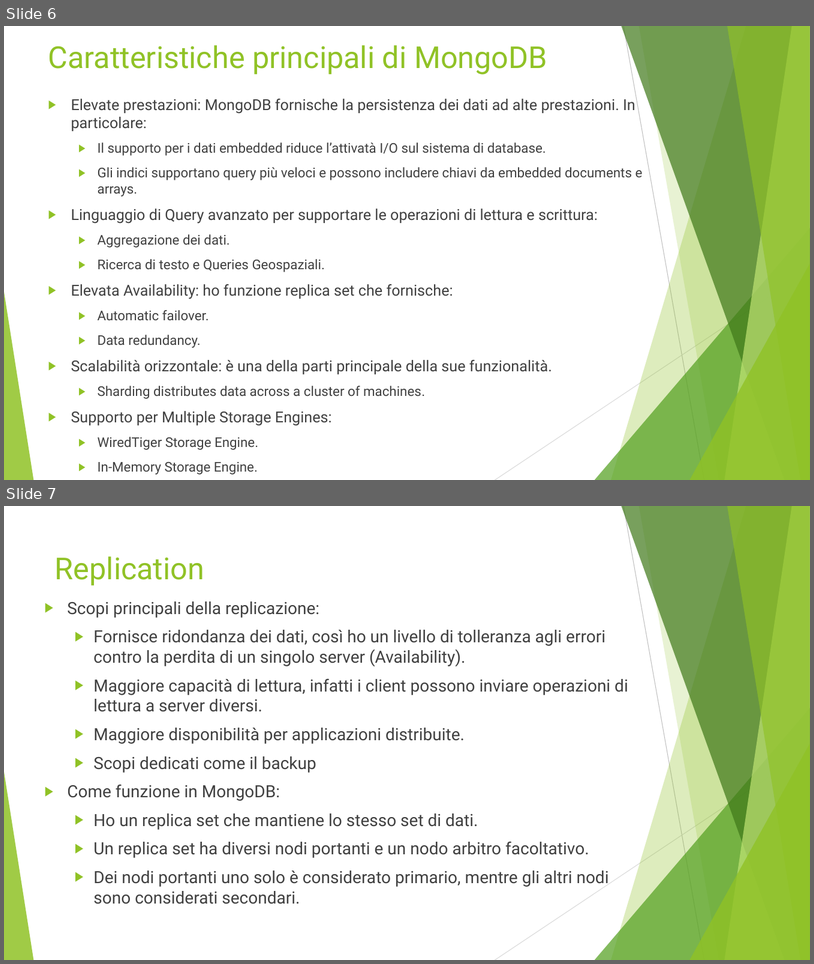
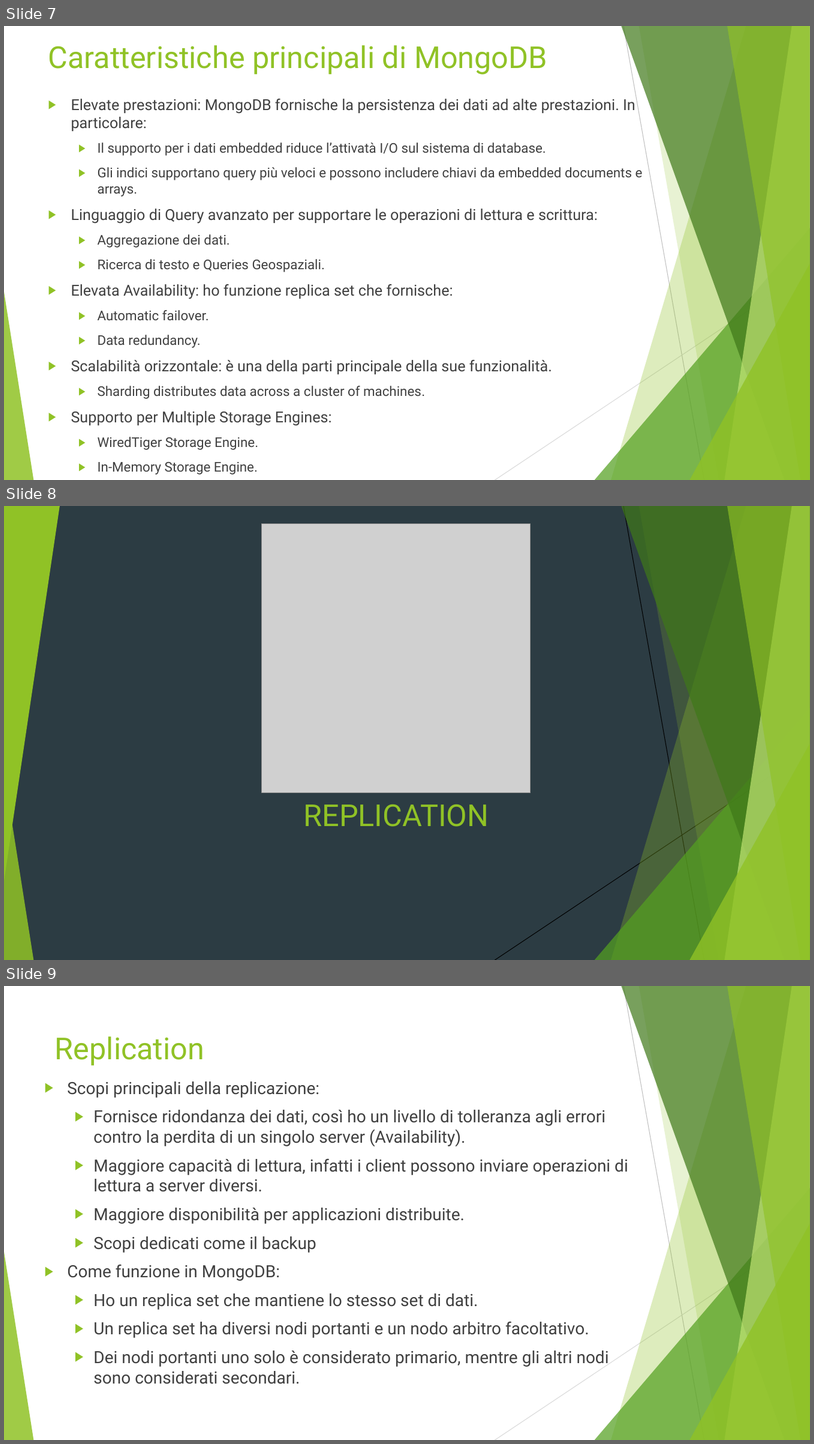
Before and after one commit to Buzzolan/VeronaCardMongoDB, a slide deck: Presentazione_progetto.pptx. Shown one above the other, each under a label of ours: slides 6 and 7 before the commit, slides 7, 8 and 9 after it. The pictures are 814x964 and 814x1444 pixels, drawn with LibreOffice and Linux fonts; fonts in the diff are those of the drawing; grey boxes stand for pictures. Boxes give left, top, right and bottom in pixels: in the first picture for what was removed or moved away, otherwise in the second. Text is boxed around its words. In the diff, an @@ line names an element or a change of style, - is before the commit and + after.

```diff
--- a/Presentazione_progetto.pptx
+++ b/Presentazione_progetto.pptx
@@ slide 8 added at bbox=[4, 506, 810, 960], background #2C3C43; not listed: 8 template elements that a slide beside it also shows @@
@@ triangle added at bbox=[4, 506, 60, 881], fill #90C226 @@
@@ line added from (624, 506) to (705, 960), #000000 0.75 pt @@
@@ picture added at bbox=[263, 524, 531, 793] @@
@@ line added from (810, 750) to (495, 960), #000000 0.75 pt @@
@@ title added at bbox=[303, 804, 489, 826], 36 pt, text #90C226 @@
+REPLICATION
@@ what was slide 6 is now slide 7 @@
@@ what was slide 7 is now slide 9 @@
```
Also in this commit, not shown: 1 slide changed, 4 other slides added, 3 other files.
